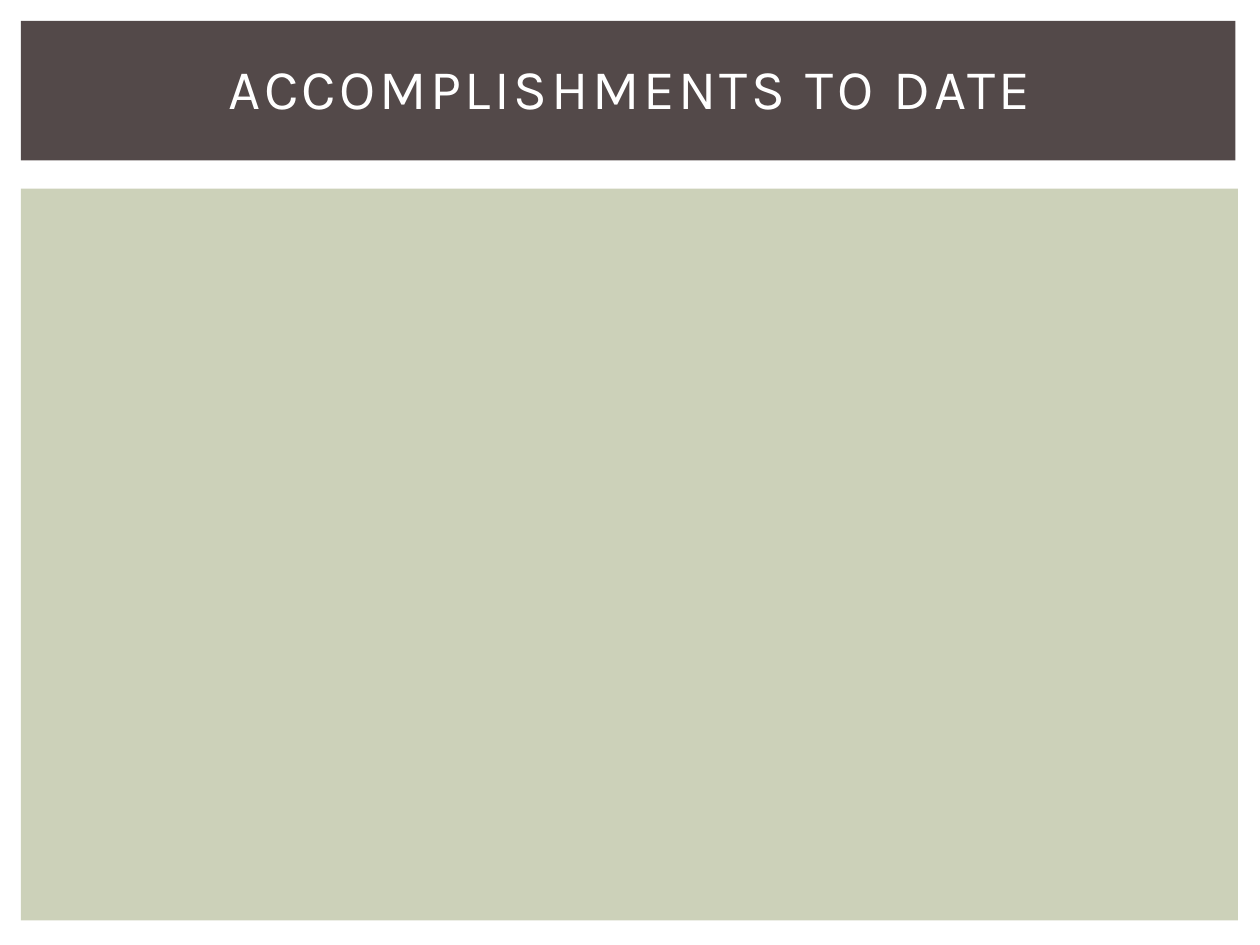
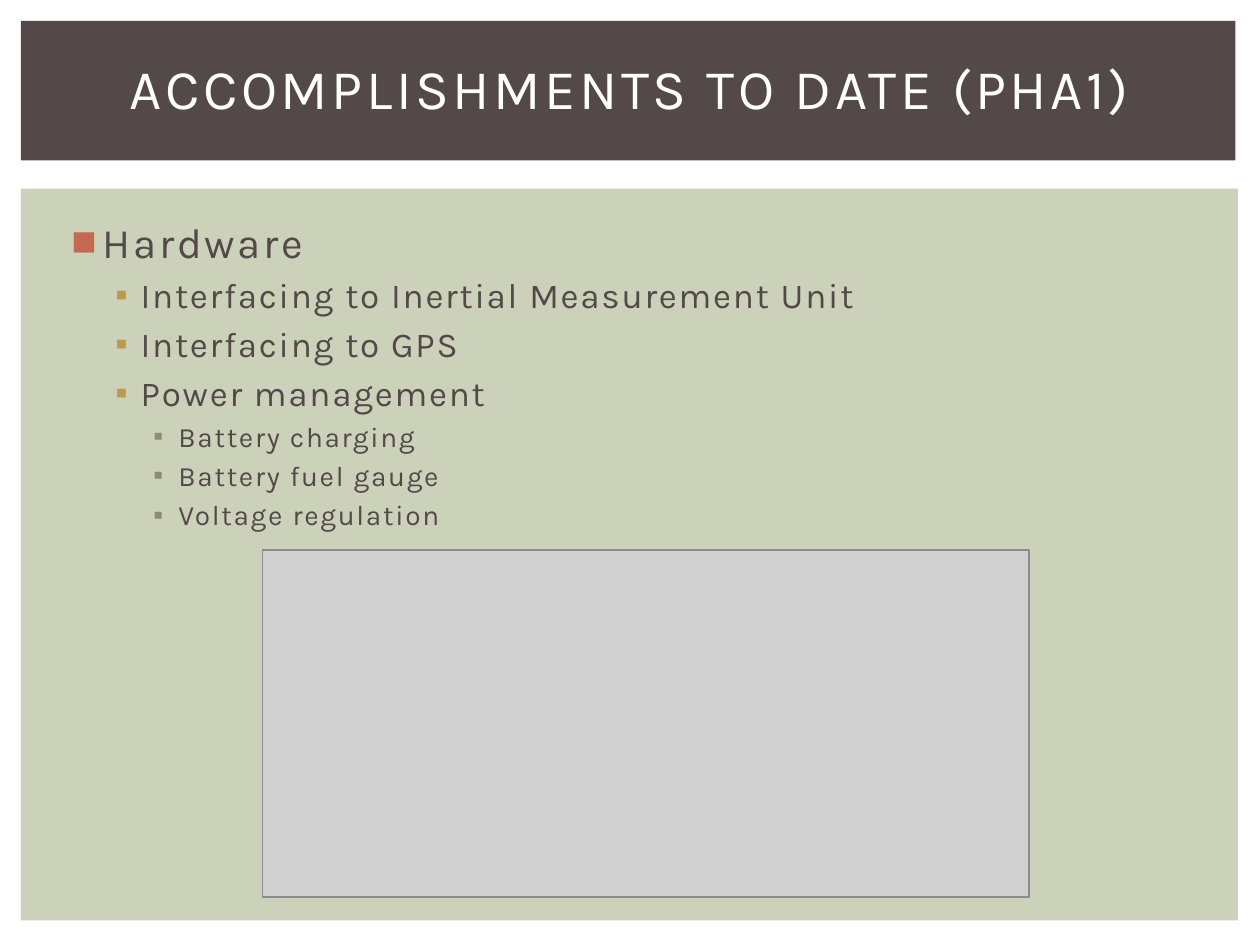
Before and after one commit to snowpuppy/augreality, a slide deck: slide 7 of doc/AugRealityMidReview.pptx. Drawn at 1260x945 pixels with LibreOffice and Linux fonts; fonts in the diff are those of the drawing; grey boxes stand for pictures. Boxes give left, top, right and bottom in pixels: in the first picture for what was removed or moved away, otherwise in the second. Text is boxed around its words. In the diff, an @@ line names an element or a change of style, - is before the commit and + after.

```diff
--- a/doc/AugRealityMidReview.pptx
+++ b/doc/AugRealityMidReview.pptx
@@ title at [130, 68, 1128, 115]: text changed @@
-ACCOMPLISHMENTS TO DATE
+ACCOMPLISHMENTS TO DATE (PHA1)
@@ text added at [103, 229, 854, 532], 20 pt, text #534949 @@
+■ Hardware
+  ▪ Interfacing to Inertial Measurement Unit
+  ▪ Interfacing to GPS
+  ▪ Power management
+    ▪ Battery charging
+    ▪ Battery fuel gauge
+    ▪ Voltage regulation
@@ picture added at [262, 551, 1028, 897] @@
```
Also in this commit, not shown: 3 other slides changed, 5 slides added, 2 slides removed, 9 other files.
